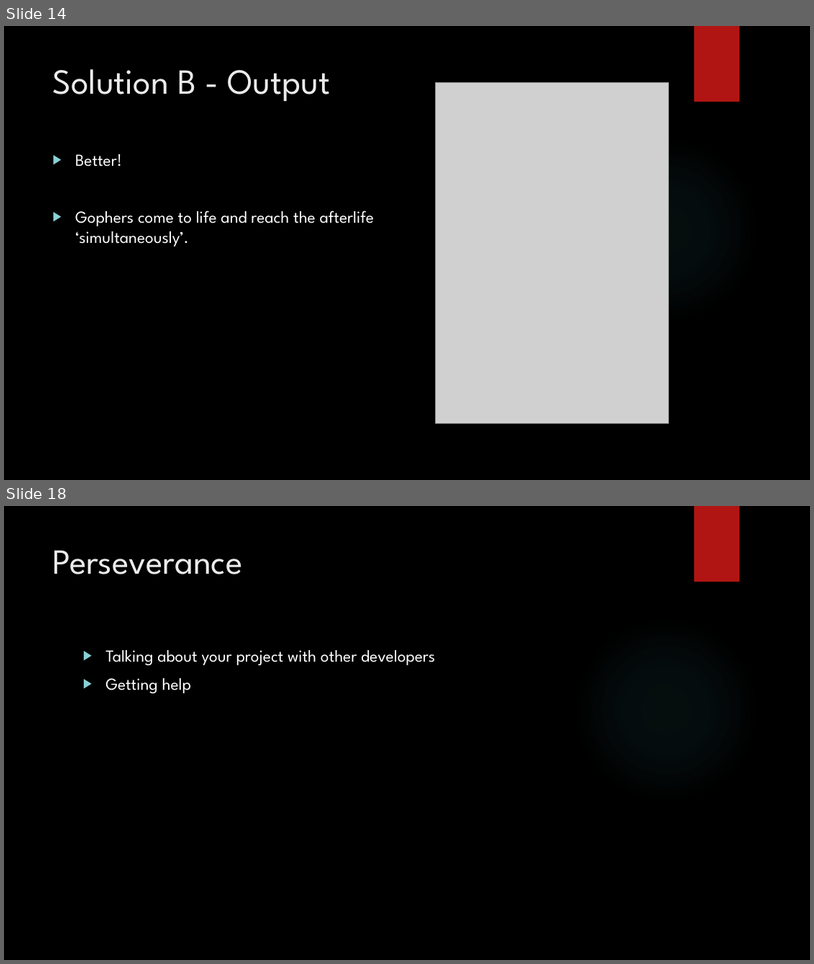
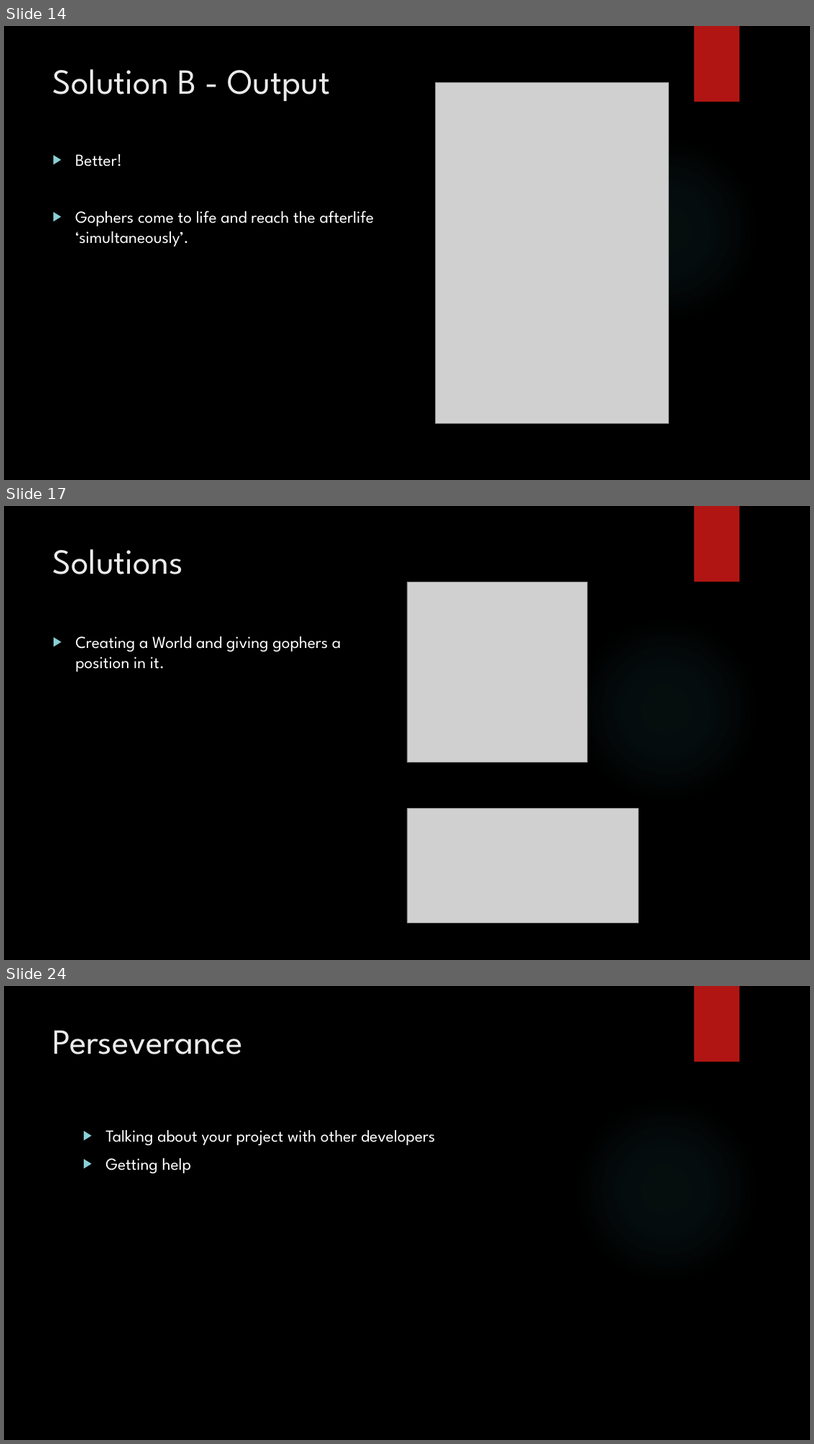
Before and after one commit to jaminologist/GopherLife, a slide deck: GopherLife.pptx. Shown one above the other, each under a label of ours: slides 14 and 18 before the commit, slides 14, 17 and 24 after it; the slides between them are not shown. The pictures are 814x964 and 814x1444 pixels, drawn with LibreOffice and Linux fonts; fonts in the diff are those of the drawing; grey boxes stand for pictures; background and template pictures are left out. Boxes give left, top, right and bottom in pixels: in the first picture for what was removed or moved away, otherwise in the second. Text is boxed around its words. In the diff, an @@ line names an element or a change of style, - is before the commit and + after.

Commit message:
You can now properly Select a Gopher and the screen updates to the position

```diff
--- a/GopherLife.pptx
+++ b/GopherLife.pptx
@@ slide 17 added at <box>4,506,810,960</box>, background picture (left out); not listed: 2 template elements that a slide beside it also shows @@
@@ title added at <box>53,549,183,574</box>, 42 pt, text #EBEBEB @@
+Solutions
@@ picture added at <box>407,582,588,762</box> @@
@@ text added at <box>75,636,341,672</box>, 20 pt, text #FFFFFF @@
+▶ Creating a World and giving gophers a position in it.
@@ picture added at <box>407,808,638,923</box> @@
@@ what was slide 18 is now slide 24 @@
```
Also in this commit, not shown: 2 slides changed, 6 other slides added, 1 slide removed, 8 other files.
